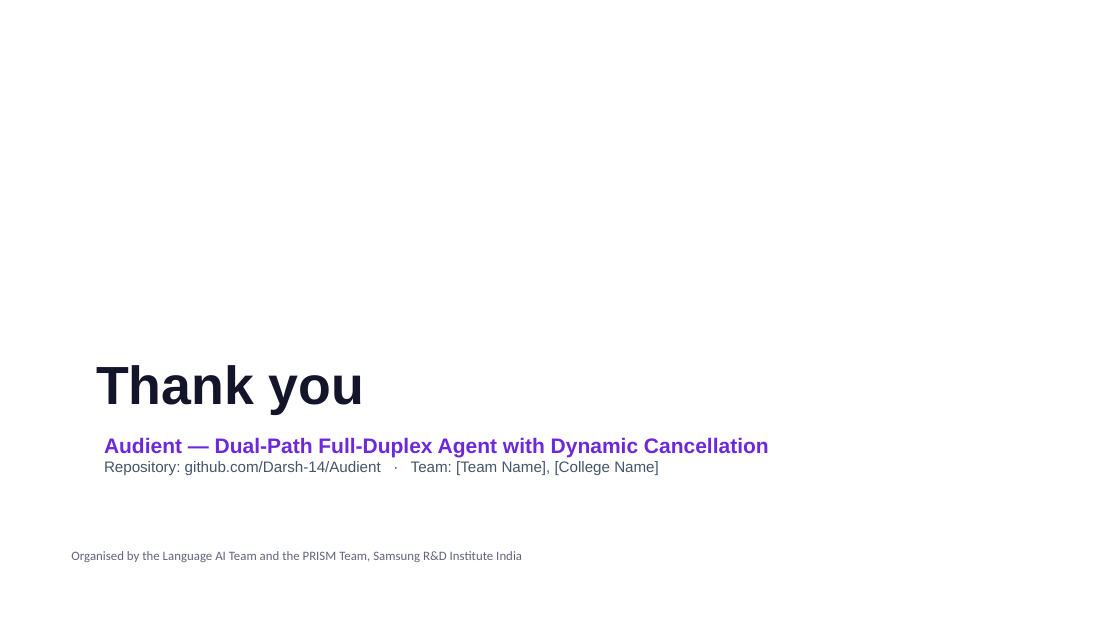
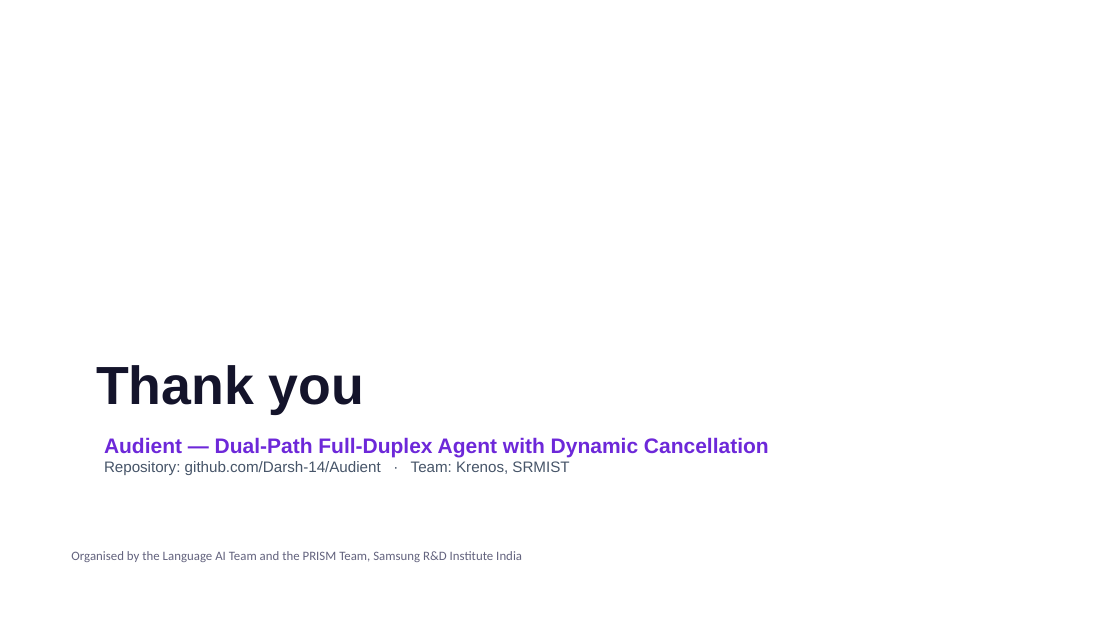
Before and after one commit to Darsh-14/Audient, a slide deck: slide 8 of docs/SRMIST_krenos_Submission.pptx. Drawn at 1120x630 pixels with LibreOffice and Linux fonts; fonts in the diff are those of the drawing. Boxes give left, top, right and bottom in pixels: in the first picture for what was removed or moved away, otherwise in the second. Text is boxed around its words. In the diff, an @@ line names an element or a change of style, - is before the commit and + after.

Commit message:
Deck: team Krenos, SRMIST, and the three members on the title and closing slides

```diff
--- a/docs/SRMIST_krenos_Submission.pptx
+++ b/docs/SRMIST_krenos_Submission.pptx
@@ text at (104, 461, 569, 475): text changed @@
-Repository: github.com/Darsh-14/Audient · Team: [Team Name], [College Name]
+Repository: github.com/Darsh-14/Audient · Team: Krenos, SRMIST
```
Also in this commit, not shown: 1 other slide changed, 1 other file.
